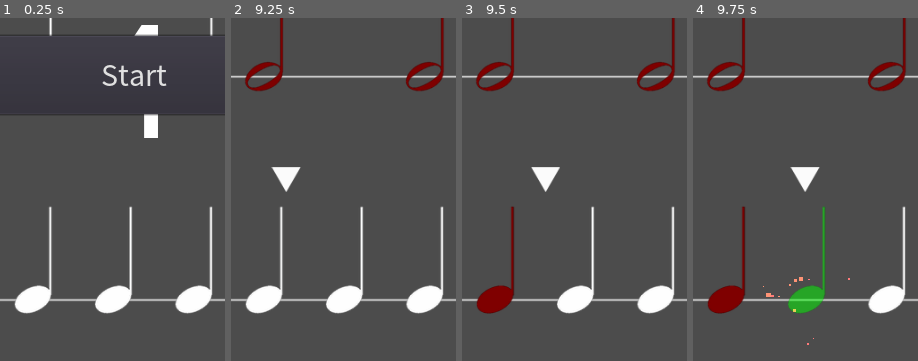
Above: before the commit, frames 1-4 (left to right).
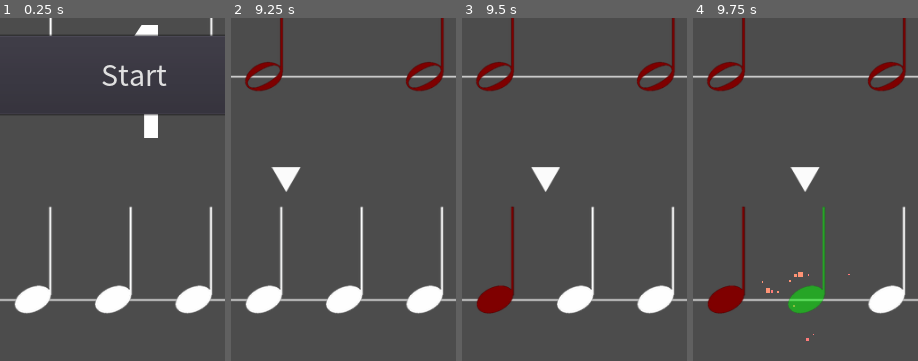
Above: after the commit, the same moments.

Repository: HaMM4R/RhythmTrainGodot
Game: Godot game, scene res://scenes/PlayScene/PlayScene.tscn
Two runs of this game, one before a commit and one after it. Both use one fixed random seed, a clock stepped at 60 frames per second and the inputs below.
Inputs (mouse positions are % of the whole screen's width and height, from its top left):
- Up to frame 1 (0.25 s): no input
- Up to frame 2 (9.25 s): click "Start" at 0.5 s; tap Enter at 1.25, 5 s; move the mouse to (28, 26) at 1.27 s; press the mouse at (28, 26) at 1.28 s; move the mouse to (63, 26) at 2.02 s; release the mouse at (63, 26) at 2.03 s; click (63, 26) at 2.1 s; move the mouse to (28, 59) at 2.77 s; press the mouse at (28, 59) at 2.78 s; move the mouse to (63, 59) at 3.52 s; release the mouse at (63, 59) at 3.53 s; click (63, 59) at 3.6 s; tap Space at 4.25, 5.75 s; move the mouse to (28, 91) at 4.27 s; press the mouse at (28, 91) at 4.28 s; move the mouse to (46, 91) at 5.02 s; release the mouse at (46, 91) at 5.03 s; click (46, 91) at 5.1 s; move the mouse to (63, 91) at 5.77 s; press the mouse at (63, 91) at 5.78 s; move the mouse to (81, 91) at 6.52 s; release the mouse at (81, 91) at 6.53 s; click (81, 91) at 6.6 s; move the mouse to (72, 52) at 7.27 s; press the mouse at (72, 52) at 7.28 s; move the mouse to (30, 64) at 8.02 s; release the mouse at (30, 64) at 8.03 s; click (30, 64) at 8.1 s; move the mouse to (60, 33) at 8.77 s; press the mouse at (60, 33) at 8.78 s
- Up to frame 3 (9.5 s): no input
- Up to frame 4 (9.75 s): move the mouse to (45, 82) at 9.52 s; release the mouse at (45, 82) at 9.53 s; click (45, 82) at 9.6 s
The pictures show only the part of the screen within x 20-70%, y 50-100%; the shares and areas given below are measured in that part.

Frames 1-3 are identical in both runs. In frame 4, 0.2% of the frame differs, in the area x 30-70%, y 74-96%.

Commit message:
Fixed stutter + reorganised images

Diff:
--- a/scenes/PlayScene/Bar.tscn
+++ b/scenes/PlayScene/Bar.tscn
@@ -1,6 +1,7 @@
 [gd_scene load_steps=3 format=2]
 
-[ext_resource path="res://assets/images/barStave.png" type="Texture" id=1]
+[ext_resource path="res://assets/images/bars/barStave.png" type="Texture" id=1]
+
 
 [sub_resource type="SpriteFrames" id=1]
 animations = [ {
--- a/scenes/PlayScene/Note.tscn
+++ b/scenes/PlayScene/Note.tscn
@@ -1,11 +1,10 @@
-[gd_scene load_steps=9 format=2]
+[gd_scene load_steps=8 format=2]
 
 [ext_resource path="res://scenes/PlayScene/Note.gd" type="Script" id=1]
-[ext_resource path="res://assets/images/Crotchet.png" type="Texture" id=2]
-[ext_resource path="res://assets/images/Semibreve.png" type="Texture" id=3]
-[ext_resource path="res://assets/images/Quaver single.png" type="Texture" id=4]
-[ext_resource path="res://assets/images/Minim.png" type="Texture" id=5]
-[ext_resource path="res://scenes/Particles/Explosion.tscn" type="PackedScene" id=6]
+[ext_resource path="res://assets/images/notes/Crotchet.png" type="Texture" id=2]
+[ext_resource path="res://assets/images/notes/Semibreve.png" type="Texture" id=3]
+[ext_resource path="res://assets/images/notes/Quaver single.png" type="Texture" id=4]
+[ext_resource path="res://assets/images/notes/Minim.png" type="Texture" id=5]
 
 [sub_resource type="SpriteFrames" id=1]
 animations = [ {
@@ -45,7 +44,4 @@
 
 [node name="CollisionShape" type="CollisionShape2D" parent="CollisionArea"]
 shape = SubResource( 2 )
-
-[node name="Particles2D" parent="." instance=ExtResource( 6 )]
-position = Vector2( -2, 0 )
 [connection signal="input_event" from="CollisionArea" to="." method="_on_CollisionArea_input_event"]
--- a/scenes/PlayScene/Pointer.gd
+++ b/scenes/PlayScene/Pointer.gd
@@ -41,5 +41,6 @@
 	# When the note is hit, turn the note G r e e n
 	var noteFound = currentNote.get_parent()
 	noteFound.get_node("AnimatedSprite").modulate = Color(0,1,0, 0.5)
-	noteFound.get_node("Particles2D").emitting = true
+	#noteFound.get_node("Particles2D").emitting = true
 	noteIsHit = true
+	$Particles2D.emitting = true
--- a/scenes/PlayScene/Pointer.tscn
+++ b/scenes/PlayScene/Pointer.tscn
@@ -1,7 +1,8 @@
-[gd_scene load_steps=5 format=2]
+[gd_scene load_steps=6 format=2]
 
 [ext_resource path="res://assets/images/Pointer.png" type="Texture" id=1]
 [ext_resource path="res://scenes/PlayScene/Pointer.gd" type="Script" id=2]
+[ext_resource path="res://scenes/Particles/Explosion.tscn" type="PackedScene" id=3]
 
 [sub_resource type="SpriteFrames" id=1]
 animations = [ {
@@ -27,5 +28,8 @@
 position = Vector2( 0, 99 )
 rotation = 1.5708
 shape = SubResource( 2 )
+
+[node name="Particles2D" parent="." instance=ExtResource( 3 )]
+position = Vector2( 0, 115 )
 [connection signal="area_entered" from="Area2D" to="." method="_on_Area2D_area_entered"]
 [connection signal="area_exited" from="Area2D" to="." method="_on_Area2D_area_exited"]
Renamed: assets/images/barStave.png -> assets/images/bars/barStave.png
Not shown, changed: assets/images/bars/barStave.png.import
Renamed: assets/images/Crotchet.png -> assets/images/notes/Crotchet.png
Not shown, changed: assets/images/notes/Crotchet.png.import
Renamed: assets/images/Minim.png -> assets/images/notes/Minim.png
Not shown, changed: assets/images/notes/Minim.png.import
Renamed: assets/images/Quaver single.png -> assets/images/notes/Quaver single.png
Not shown, changed: assets/images/notes/Quaver single.png.import
Renamed: assets/images/Semibreve.png -> assets/images/notes/Semibreve.png
Not shown, changed: assets/images/notes/Semibreve.png.import
Renamed: assets/images/Semiquaver.png -> assets/images/notes/Semiquaver.png
Not shown, changed: assets/images/notes/Semiquaver.png.import
(and 10 more such lines)
